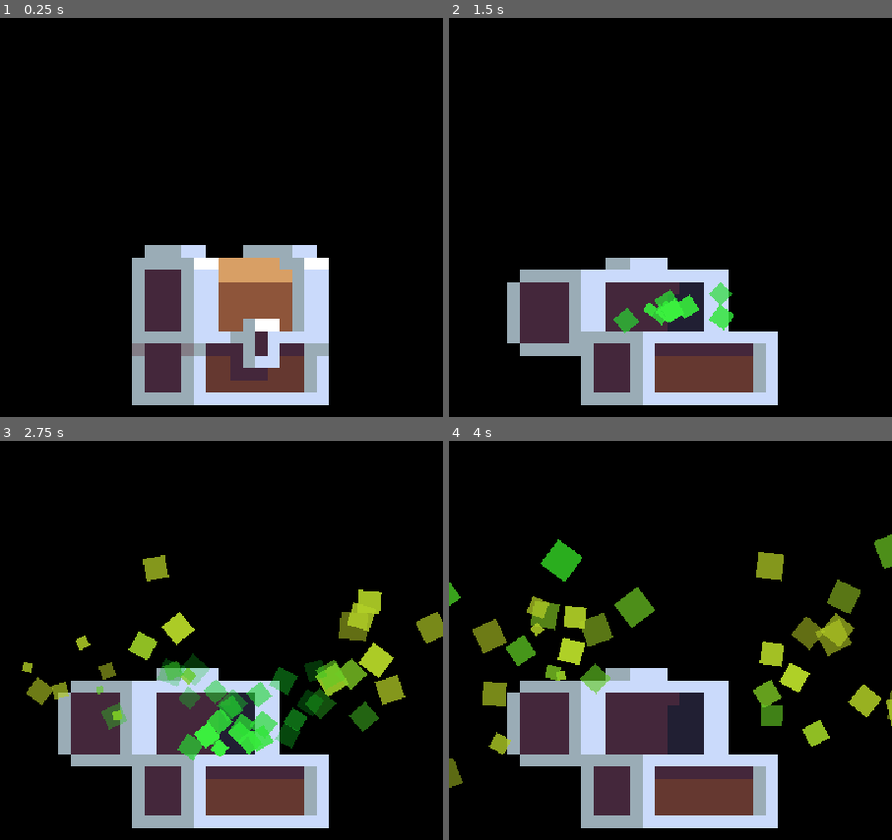
Above: before the commit, frames 1-4 (two rows, left to right).
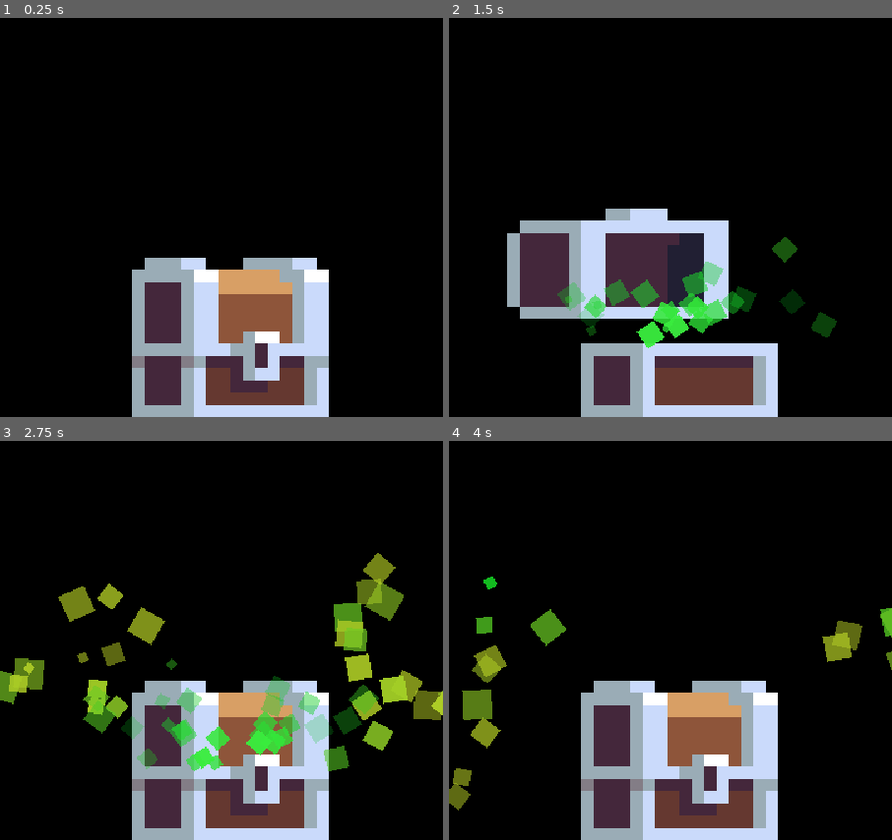
Above: after the commit, the same moments.

Repository: SphinxKingStone/Chest-Clicker-RPG
Game: Godot game, scene res://gui/Chest screen/Scenes/MainScene.tscn
The game is run twice, just before and just after one commit, with the same random seed, the same clock (stepped at 60 frames per second) and the same inputs.
Inputs (mouse positions are in pixels of both pictures, inside the frame that each line leads up to):
- Up to frame 1 (0.25 s): no input
- Up to frame 2 (1.5 s): tap Enter at 0.5 s; move the mouse to (652, 301) at 0.52 s; click (652, 301) at 0.67 s; move the mouse to (581, 61) at 1.27 s; click (581, 61) at 1.42 s
- Up to frame 3 (2.75 s): click "Sell" at 2 s
- Up to frame 4 (4 s): move the mouse to (outside the picture) at 2.77 s; click (outside the picture) at 2.92 s; move the mouse to (648, 604) at 3.52 s; click (648, 604) at 3.67 s

The runs differ from the first frame. In frame 1, 9.0% of the frame differs, in the area x 29-75%, y 56-100%; in frame 2, 19%; in frame 3, 26%, in the area x 0-100%, y 28-100%; in frame 4, 26%.

Commit message:
added stuff

Diff:
--- a/gui/Chest screen/Scenes/ChestScene.tscn
+++ b/gui/Chest screen/Scenes/ChestScene.tscn
@@ -98,7 +98,7 @@
 
 [node name="ChestScene" type="Panel"]
 self_modulate = Color( 1, 1, 1, 0 )
-margin_right = 240.0
+margin_right = 242.0
 margin_bottom = 172.0
 script = ExtResource( 1 )
 __meta__ = {
@@ -109,10 +109,10 @@
 
 [node name="Panel" type="Panel" parent="helper"]
 modulate = Color( 1, 1, 1, 0 )
-margin_left = 199.279
-margin_top = 141.769
-margin_right = 366.279
-margin_bottom = 279.769
+margin_left = 58.0
+margin_top = 38.0
+margin_right = 225.0
+margin_bottom = 176.0
 __meta__ = {
 "_edit_use_anchors_": false
 }
@@ -123,20 +123,18 @@
 centered = false
 
 [node name="ParticlesLeft" type="Particles2D" parent="."]
-position = Vector2( 138.98, 104.235 )
+position = Vector2( 130, 105 )
 z_index = 1
 emitting = false
 amount = 32
 lifetime = 2.0
-one_shot = true
 process_material = SubResource( 12 )
 
 [node name="ParticlesRight" type="Particles2D" parent="."]
-position = Vector2( 138.537, 104.235 )
+position = Vector2( 145, 105 )
 z_index = 1
 emitting = false
 amount = 32
 lifetime = 2.0
-one_shot = true
 process_material = SubResource( 13 )
-[connection signal="gui_input" from="." to="." method="_on_ChestScene_gui_input"]
+[connection signal="gui_input" from="helper/Panel" to="." method="_on_Panel_gui_input"]
--- a/gui/Chest screen/Scenes/MainScene.tscn
+++ b/gui/Chest screen/Scenes/MainScene.tscn
@@ -22,9 +22,9 @@
 
 [node name="ChestScene" parent="." instance=ExtResource( 2 )]
 margin_left = 91.9627
-margin_top = 918.031
+margin_top = 938.031
 margin_right = 331.963
-margin_bottom = 1090.03
+margin_bottom = 1110.03
 rect_scale = Vector2( 2, 2 )
 
 [node name="NewItemScene" type="Panel" parent="."]
--- a/gui/Chest screen/Scripts/ChestScene.gd
+++ b/gui/Chest screen/Scripts/ChestScene.gd
@@ -1,24 +1,33 @@
 extends Panel
-
-signal showNewItem
 
 onready var AnimSprite = $AnimatedSprite
 
 func _ready():
+	$AnimatedSprite.connect("animation_finished", self, "set_frame_and_stop", [$AnimatedSprite])
 	pass
 
 func on_click():
+	handle_particles()
+	AnimSprite.play("open")
+	#yield(get_tree().create_timer(1.1), "timeout")
+	get_tree().create_timer(1.1).connect("timeout", self, 'show_item')
+
+func show_item():
+	get_parent().get_node("NewItemScene").show()
+
+func set_frame_and_stop(aSprite, frame = 0):
+	if aSprite.is_playing():
+		aSprite.stop()
+	aSprite.frame = frame
+
+func _on_Panel_gui_input(event):
+	if event is InputEventMouseButton or event is InputEventScreenTouch:
+		if !event.is_pressed():
+			on_click()
+
+func handle_particles():
+	$ParticlesLeft.emitting = true
+	$ParticlesRight.emitting = true
+	yield(get_tree().create_timer(2), "timeout")
 	$ParticlesLeft.emitting = false
 	$ParticlesRight.emitting = false
-	AnimSprite.play("open")
-	yield(get_tree().create_timer(0.55), "timeout")
-	$ParticlesLeft.emitting = true
-	$ParticlesRight.emitting = true
-	yield(get_tree().create_timer(0.55), "timeout")
-	emit_signal("showNewItem")
-
-
-func _on_ChestScene_gui_input(event):
-	if event is InputEventMouseButton or event is InputEventScreenTouch:
-		if event.is_pressed():
-			on_click()
--- a/gui/Chest screen/Scripts/MainScene.gd
+++ b/gui/Chest screen/Scripts/MainScene.gd
@@ -4,7 +4,3 @@
 func _ready():
 	OS.window_size = Vector2(360, 640) # this
 	OS.window_position.y = 100 # and this goes into main menu scene
-	$ChestScene.connect("showNewItem", self, "show_new_item")
-
-func show_new_item():
-	$NewItemScene.show()
--- /dev/null
+++ b/src/DataStorage.gd
@@ -0,0 +1,5 @@
+
+
+
+func _ready():
+	pass
--- /dev/null
+++ b/src/ItemGenerator.gd
@@ -0,0 +1,4 @@
+
+
+func generate_item():
+	pass
